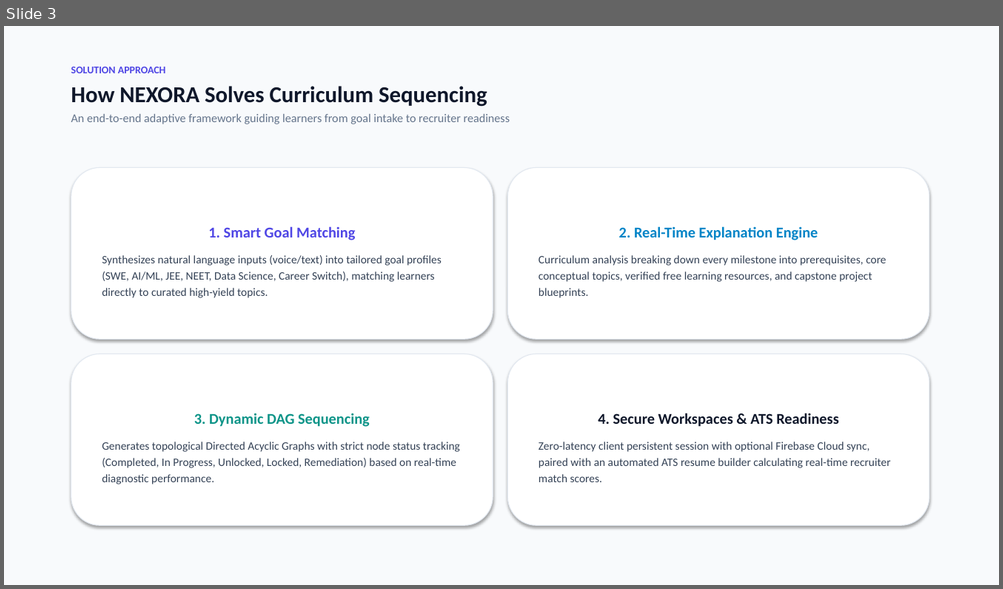
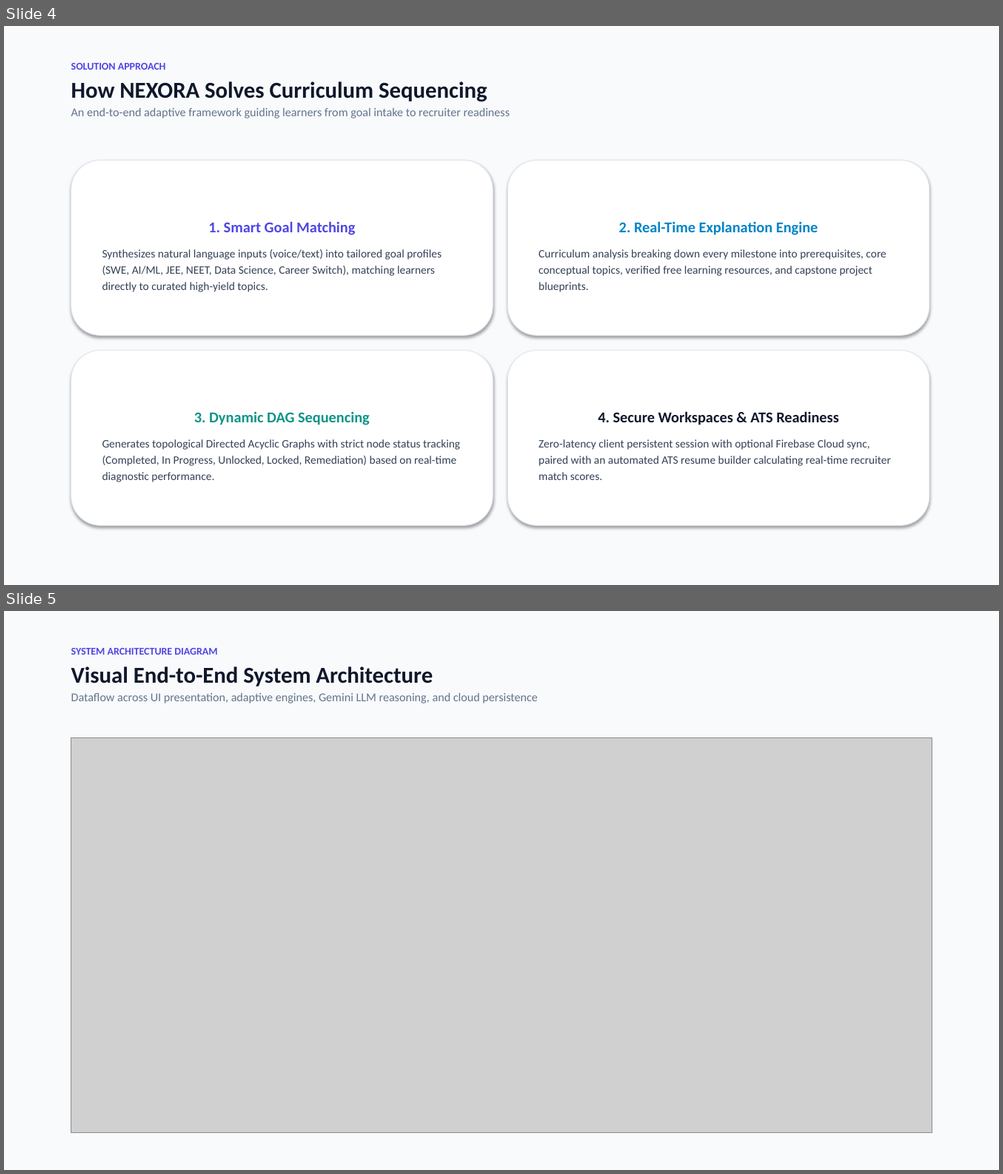
Before and after one commit to Sirivennela310505/NEXORA, a slide deck: NEXORA_Clean_White_Presentation.pptx. Shown one above the other, each under a label of ours: slide 3 before the commit, slides 4 and 5 after it. The pictures are 1003x589 and 1003x1174 pixels, drawn with LibreOffice and Linux fonts; fonts in the diff are those of the drawing; grey boxes stand for pictures. Boxes give left, top, right and bottom in pixels: in the first picture for what was removed or moved away, otherwise in the second. Text is boxed around its words. In the diff, an @@ line names an element or a change of style, - is before the commit and + after.

Commit message:
docs: add visual architecture diagram and dedicated architecture slide to clean white presentation deck

```diff
--- a/NEXORA_Clean_White_Presentation.pptx
+++ b/NEXORA_Clean_White_Presentation.pptx
@@ slide 5 added at box(4, 611, 999, 1170), background #FFFFFF @@
@@ rectangle added at box(4, 611, 999, 1170), fill #F8FAFC, outline #F8FAFC 0.75 pt @@
@@ text added at box(71, 648, 538, 703), 11.5 pt, text #64748B @@
+SYSTEM ARCHITECTURE DIAGRAM
+Visual End-to-End System Architecture
+Dataflow across UI presentation, adaptive engines, Gemini LLM reasoning, and cloud persistence
@@ picture added at box(71, 738, 931, 1133) @@
@@ what was slide 3 is now slide 4 @@
@@ slide 4 changed as well @@
@@ text at box(71, 63, 509, 118): less space between paragraphs @@
@@ rounded rectangle "1. Smart Goal Matching": place and size @@
-rounded rectangle "1. Smart Goal Matching" at box(71, 168, 492, 339)
+rounded rectangle "1. Smart Goal Matching" at box(71, 160, 492, 335)
@@ rounded rectangle "2. Real-Time Explanation Engine": place and size @@
-rounded rectangle "2. Real-Time Explanation Engine" at box(508, 168, 929, 339)
+rounded rectangle "2. Real-Time Explanation Engine" at box(508, 160, 929, 335)
@@ rounded rectangle "3. Dynamic DAG Sequencing": place and size @@
-rounded rectangle "3. Dynamic DAG Sequencing" at box(71, 355, 492, 526)
+rounded rectangle "3. Dynamic DAG Sequencing" at box(71, 351, 492, 526)
@@ rounded rectangle "4. Secure Workspaces & ATS ...": place and size @@
-rounded rectangle "4. Secure Workspaces & ATS ..." at box(508, 355, 929, 526)
+rounded rectangle "4. Secure Workspaces & ATS ..." at box(508, 351, 929, 526)
```
Also in this commit, not shown: 6 other slides changed, 1 other slide added, 3 other files.
